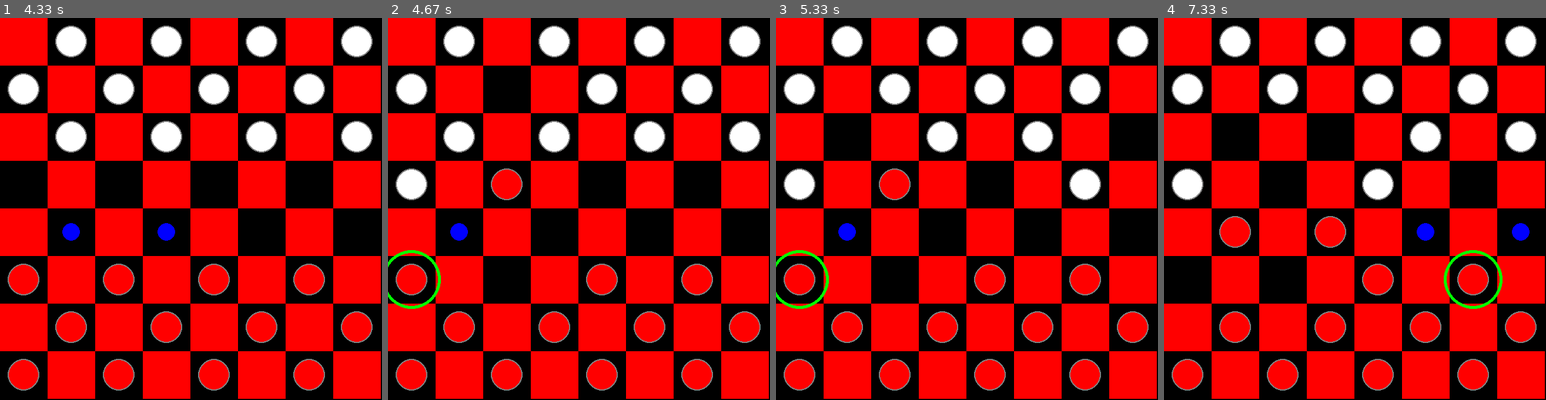
Above: before the commit, frames 1-4 (left to right).
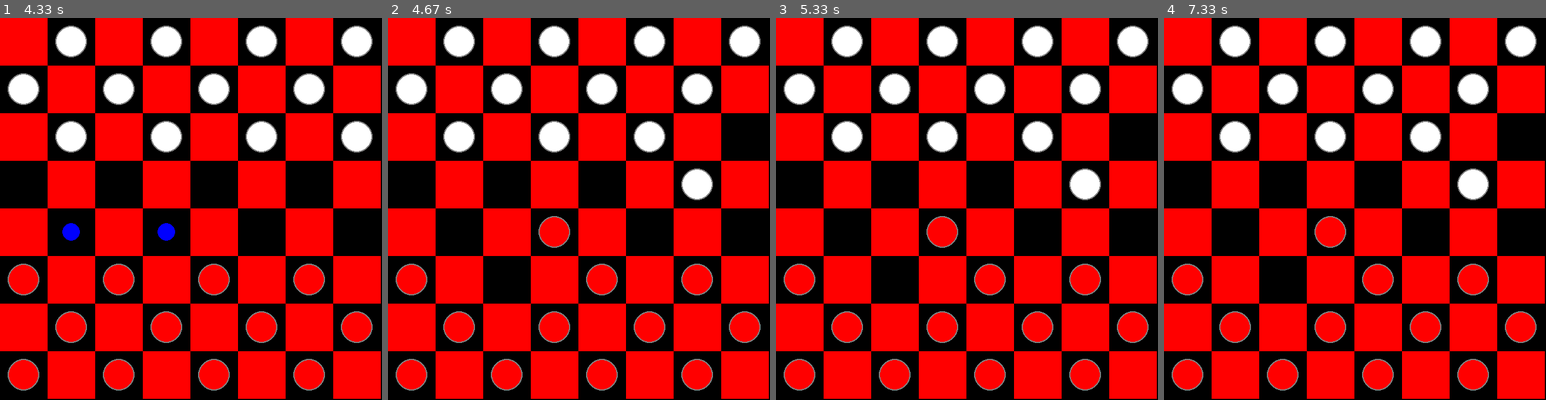
Above: after the commit, the same moments.

Repository: Dherya11/RETRO-GAMES
Game: pygame game, started from checkers/main.py
Two runs of this game, one before a commit and one after it. Both use one fixed random seed, a clock stepped at 60 frames per second and the inputs below.
Inputs (mouse positions are in pixels of both pictures, inside the frame that each line leads up to):
- Up to frame 1 (4.33 s): click (126, 300) at 0.95 s; click (91, 327) at 1.28 s; click (95, 300) at 2.85 s; click (255, 342) at 3.18 s; click (95, 266) at 4.28 s
- Up to frame 2 (4.67 s): click (533, 247) at 4.62 s
- Up to frame 3 (5.33 s): no input
- Up to frame 4 (7.33 s): no input

Frame 1 is identical in both runs. In frame 2, 3.7% of the frame differs, in the area x 0-98%, y 14-77%; in frame 3, 2.6%; in frame 4, 5.0%, in the area x 2-98%, y 26-77%.

Commit message:
Your commit message

Diff:
--- /dev/null
+++ b/2048/main.py
@@ -0,0 +1,259 @@
+import pygame
+import random
+import math
+
+pygame.init()
+
+FPS = 60
+
+WIDTH, HEIGHT = 700, 700
+ROWS = 4
+COLS = 4
+
+RECT_HEIGHT = HEIGHT // ROWS
+RECT_WIDTH = WIDTH // COLS
+
+OUTLINE_COLOR = (187, 173, 160)
+OUTLINE_THICKNESS = 10
+BACKGROUND_COLOR = (205, 192, 180)
+FONT_COLOR = (119, 110, 101)
+
+FONT = pygame.font.SysFont("comicsans", 60, bold=True)
+MOVE_VEL = RECT_WIDTH // 5  # moves in 5 steps per tile
+
+
+WINDOW = pygame.display.set_mode((WIDTH, HEIGHT))
+pygame.display.set_caption("2048")
+
+
+class Tile:
+    COLORS = [
+        (237, 229, 218),
+        (238, 225, 201),
+        (243, 178, 122),
+        (246, 150, 101),
+        (247, 124, 95),
+        (247, 95, 59),
+        (237, 208, 115),
+        (237, 204, 99),
+        (236, 202, 80),
+    ]
+
+    def __init__(self, value, row, col):
+        self.value = value
+        self.row = row
+        self.col = col
+        self.x = col * RECT_WIDTH
+        self.y = row * RECT_HEIGHT
+
+    def get_color(self):
+        color_index = int(math.log2(self.value)) - 1
+        color = self.COLORS[color_index]
+        return color
+
+    def draw(self, window):
+        color = self.get_color()
+        pygame.draw.rect(window, color, (self.x, self.y, RECT_WIDTH, RECT_HEIGHT))
+
+        text = FONT.render(str(self.value), 1, FONT_COLOR)
+        window.blit(
+            text,
+            (
+                self.x + (RECT_WIDTH / 2 - text.get_width() / 2),
+                self.y + (RECT_HEIGHT / 2 - text.get_height() / 2),
+            ),
+        )
+
+    def set_pos(self, ceil=False):
+        if ceil:
+            self.row = math.ceil(self.y / RECT_HEIGHT)
+            self.col = math.ceil(self.x / RECT_WIDTH)
+        else:
+            self.row = math.floor(self.y / RECT_HEIGHT)
+            self.col = math.floor(self.x / RECT_WIDTH)
+
+    def move(self, delta):
+        self.x += delta[0]
+        self.y += delta[1]
+
+
+def draw_grid(window):
+    for row in range(1, ROWS):
+        y = row * RECT_HEIGHT
+        pygame.draw.line(window, OUTLINE_COLOR, (0, y), (WIDTH, y), OUTLINE_THICKNESS)
+
+    for col in range(1, COLS):
+        x = col * RECT_WIDTH
+        pygame.draw.line(window, OUTLINE_COLOR, (x, 0), (x, HEIGHT), OUTLINE_THICKNESS)
+
+    pygame.draw.rect(window, OUTLINE_COLOR, (0, 0, WIDTH, HEIGHT), OUTLINE_THICKNESS)
+
+
+def draw(window, tiles):
+    window.fill(BACKGROUND_COLOR)
+
+    for tile in tiles.values():
+        tile.draw(window)
+
+    draw_grid(window)
+
+    pygame.display.update()
+
+
+def get_random_pos(tiles):
+    row = None
+    col = None
+    while True:
+        row = random.randrange(0, ROWS)
+        col = random.randrange(0, COLS)
+
+        if f"{row}{col}" not in tiles:
+            break
+
+    return row, col
+
+
+def move_tiles(window, tiles, clock, direction):
+    updated = True
+    blocks = set()
+
+    if direction == "left":
+        sort_func = lambda x: x.col
+        reverse = False
+        delta = (-MOVE_VEL, 0)
+        boundary_check = lambda tile: tile.col == 0
+        get_next_tile = lambda tile: tiles.get(f"{tile.row}{tile.col - 1}")
+        merge_check = lambda tile, next_tile: tile.x > next_tile.x + MOVE_VEL / 2
+
+        move_check = (
+            lambda tile, next_tile: tile.x > next_tile.x + RECT_WIDTH + MOVE_VEL
+        )
+        ceil = True
+    elif direction == "right":
+        sort_func = lambda x: x.col
+        reverse = True
+        delta = (MOVE_VEL, 0)
+        boundary_check = lambda tile: tile.col == COLS - 1
+        get_next_tile = lambda tile: tiles.get(f"{tile.row}{tile.col + 1}")
+        merge_check = lambda tile, next_tile: tile.x > next_tile.x + MOVE_VEL / 2
+
+        move_check = (
+            lambda tile, next_tile: tile.x + RECT_WIDTH + MOVE_VEL < next_tile.x
+        )
+        ceil = False
+    elif direction == "up":
+        sort_func = lambda x: x.row
+        reverse = False
+        delta = (0, -MOVE_VEL)
+        boundary_check = lambda tile: tile.row == 0
+        get_next_tile = lambda tile: tiles.get(f"{tile.row - 1}{tile.col}")
+        merge_check = lambda tile, next_tile: tile.y > next_tile.y + MOVE_VEL
+        move_check = (
+            lambda tile, next_tile: tile.y > next_tile.y + RECT_HEIGHT + MOVE_VEL
+        )
+        ceil = True
+    elif direction == "down":
+        sort_func = lambda x: x.row
+        reverse = True
+        delta = (0, MOVE_VEL)
+        boundary_check = lambda tile: tile.row == ROWS - 1
+        get_next_tile = lambda tile: tiles.get(f"{tile.row + 1}{tile.col}")
+        merge_check = lambda tile, next_tile: tile.y < next_tile.y - MOVE_VEL
+        move_check = (
+            lambda tile, next_tile: tile.y + RECT_HEIGHT + MOVE_VEL < next_tile.y
+        )
+        ceil = False
+
+    while updated:
+        clock.tick(FPS)
+        updated = False
+        sorted_tiles = sorted(tiles.values(), key=sort_func, reverse=reverse)
+
+        for i, tile in enumerate(sorted_tiles):
+            if boundary_check(tile):
+                continue
+
+            next_tile = get_next_tile(tile)
+            if not next_tile:
+                tile.move(delta)
+            elif (
+                tile.value == next_tile.value
+                and tile not in blocks
+                and next_tile not in blocks
+            ):
+                if merge_check(tile, next_tile):
+                    tile.move(delta)
+                else:
+                    next_tile.value *= 2
+                    sorted_tiles.pop(i)
+                    blocks.add(next_tile)
+            elif move_check(tile, next_tile):
+                tile.move(delta)
+            else:
+                continue
+
+            tile.set_pos(ceil)
+            updated = True
+
+        update_tiles(window, tiles, sorted_tiles)
+
+    return end_move(tiles)
+
+
+def end_move(tiles):
+    if len(tiles) == 16:
+        return "lost"
+
+    row, col = get_random_pos(tiles)
+    tiles[f"{row}{col}"] = Tile(random.choice([2, 4]), row, col)
+    return "continue"
+
+
+def update_tiles(window, tiles, sorted_tiles):
+    tiles.clear()
+    for tile in sorted_tiles:
+        tiles[f"{tile.row}{tile.col}"] = tile
+
+    draw(window, tiles)
+
+
+def generate_tiles():
+    tiles = {}
+    for _ in range(2):
+        row, col = get_random_pos(tiles)
+        tiles[f"{row}{col}"] = Tile(2, row, col)
+
+    return tiles
+
+
+def main(window):
+    clock = pygame.time.Clock()
+    run = True
+
+    tiles = generate_tiles()
+
+    while run:
+        clock.tick(FPS)
+
+        for event in pygame.event.get():
+            if event.type == pygame.QUIT:
+                run = False
+                break
+
+            if event.type == pygame.KEYDOWN:
+                if event.key == pygame.K_LEFT:
+                    move_tiles(window, tiles, clock, "left")
+                if event.key == pygame.K_RIGHT:
+                    move_tiles(window, tiles, clock, "right")
+                if event.key == pygame.K_UP:
+                    move_tiles(window, tiles, clock, "up")
+                if event.key == pygame.K_DOWN:
+                    move_tiles(window, tiles, clock, "down")
+
+        draw(window, tiles)
+
+    pygame.quit()
+
+
+if __name__ == "__main__":
+    main(WINDOW)
--- /dev/null
+++ b/2048/tempCodeRunnerFile.py
@@ -0,0 +1 @@
+S)
--- a/checkers/main.py
+++ b/checkers/main.py
@@ -3,7 +3,15 @@
 from checkers1.constants import WIDTH, HEIGHT, SQUARE_SIZE, RED, WHITE
 from checkers1.game import Game
 from minimax.algorithm import minimax
+import os
+pygame.mixer.init()
 
+# Background music
+SOUND_PATH = os.path.join(os.path.dirname(__file__), "sounds")
+
+pygame.mixer.music.load(os.path.join(SOUND_PATH, "background-music.mp3"))
+pygame.mixer.music.set_volume(0.5)  # Volume: 0.0 to 1.0
+pygame.mixer.music.play(-1)
 
 FPS = 60
 
--- a/checkers/minimax/algorithm.py
+++ b/checkers/minimax/algorithm.py
@@ -43,7 +43,7 @@
     for piece in board.get_all_pieces(color):
         valid_moves = board.get_valid_moves(piece)
         for move, skip in valid_moves.items():
-            draw_moves(game, board, piece)
+            # draw_moves(game, board, piece)
             temp_board = deepcopy(board)
             temp_piece = temp_board.get_piece(piece.row, piece.col)
             new_board = simulate_move(temp_piece, move, temp_board, game, skip)
@@ -51,9 +51,10 @@
 
     return moves
 
-def draw_moves(game, board, piece):
-    valid_moves = board.get_valid_moves(piece)
-    board.draw(game.win)
-    pygame.draw.circle(game.win, (0, 255, 0), (piece.x, piece.y), 50, 5)
-    game.draw_valid_moves(valid_moves.keys())
-    pygame.display.update()
+# def draw_moves(game, board, piece):
+#     valid_moves = board.get_valid_moves(piece)
+#     board.draw(game.win)
+#     pygame.draw.circle(game.win, (0, 255, 0), (piece.x, piece.y), 50, 5)
+#     game.draw_valid_moves(valid_moves.keys())
+#     pygame.display.update()
+#     pygame.time.delay(100)  # Delay to visualize the moveś
--- /dev/null
+++ b/pong'/solution.py
@@ -0,0 +1,179 @@
+import pygame
+import os
+pygame.init()
+
+WIDTH, HEIGHT = 700, 500
+WIN = pygame.display.set_mode((WIDTH, HEIGHT))
+pygame.display.set_caption("Pong")
+
+FPS = 60
+
+WHITE = (255, 255, 255)
+BLACK = (0, 0, 0)
+
+PADDLE_WIDTH, PADDLE_HEIGHT = 20, 100
+BALL_RADIUS = 7
+
+SCORE_FONT = pygame.font.SysFont("comicsans", 50)
+WINING_SCORE = 10
+class Paddle:
+    COLOR = WHITE
+    VEL = 10
+
+    def __init__(self, x, y, width, height):
+        self.x = self.original_X= x
+        self.y = self.original_Y= y
+
+        self.width = width
+        self.height = height
+
+    def draw(self, win):
+        pygame.draw.rect(win, self.COLOR, (self.x, self.y, self.width, self.height))
+
+    def move(self, up=True):
+        if up :
+            self.y -= self.VEL
+        else:
+            self.y += self.VEL
+    def reset(self):
+        self.x = self.original_X
+        self.y = self.original_Y
+
+class Ball:
+
+    MAX_VEL = 5
+    def __init__(self, x, y, radius):
+        self.x = self.original_X = x
+        self.y = self.original_Y= y
+        self.radius = radius
+        self.x_vel = self.MAX_VEL
+        self.y_vel = 0
+    def draw(self, win):
+        pygame.draw.circle(win, WHITE, (self.x , self.y), self.radius)
+
+    def move(self):
+        self.x += self.x_vel
+        self.y += self.y_vel
+
+    def reset(self):
+        self.x = self.original_X
+        self.y = self.original_Y
+        self.y_vel = 0
+        self.x_vel *= -1
+
+
+def draw(win, paddles, ball, left_score, right_score):
+    win.fill(BLACK)
+
+    left_score_text = SCORE_FONT.render(f"{left_score}", 1, WHITE)
+    right_score_text = SCORE_FONT.render(f"{right_score}", 1, WHITE)
+    win.blit(left_score_text, (WIDTH//4 - left_score_text.get_width()//2, 20))
+    win.blit(right_score_text, (WIDTH * (3/4) - right_score_text.get_width()//2, 20))
+
+
+    for paddle in paddles:
+        paddle.draw(win)
+
+    for i in range(10, HEIGHT, HEIGHT//20):
+        if i % 2 == 1:
+         continue
+        pygame.draw.rect(win, WHITE, (WIDTH//2 - 5 , i, 10, HEIGHT//20))
+
+    ball.draw(win)
+    pygame.display.update()
+
+def handle_collision(ball, left_paddle, right_paddle):
+    if ball.y + ball.radius >= HEIGHT:
+        ball.y_vel *= -1
+    elif ball.y - ball.radius <= 0:
+        ball.y_vel *= -1
+
+    if ball.x_vel < 0:
+        if ball.y >= left_paddle.y and ball.y <= left_paddle.y + left_paddle.height:
+            if ball.x- ball.radius <= left_paddle.x + left_paddle.width:
+                ball.x_vel *= -1
+
+                middle_y = left_paddle.y + left_paddle.height / 2
+                difference_in_y = middle_y - ball.y
+                reduction_factor = (left_paddle.height / 2) / ball.MAX_VEL
+                y_vel = difference_in_y / reduction_factor
+                ball.y_vel = -1 * y_vel
+    else:
+        if ball.y >= right_paddle.y and ball.y <= right_paddle.y + right_paddle.height:
+                if ball.x + ball.radius >= right_paddle.x:
+                    ball.x_vel *= -1
+
+                    middle_y = right_paddle.y + right_paddle.height / 2
+                    difference_in_y = middle_y - ball.y
+                    reduction_factor = (right_paddle.height / 2) / ball.MAX_VEL
+                    y_vel = difference_in_y / reduction_factor
+                    ball.y_vel = -1 * y_vel
+
+
+def handle_paddle_movement(keys, left_paddle, right_paddle):
+        if keys[pygame.K_w] and left_paddle.y - left_paddle.VEL >= 0:
+            left_paddle.move(up=True)
+        if keys[pygame.K_s] and left_paddle.y + left_paddle.VEL + left_paddle.height <= HEIGHT:
+            left_paddle.move(up=False)
+
+        if keys[pygame.K_UP]  and right_paddle.y - right_paddle.VEL >= 0:
+            right_paddle.move(up=True)
+        if keys[pygame.K_DOWN] and right_paddle.y + left_paddle.VEL + right_paddle.height <= HEIGHT:
+            right_paddle.move(up=False)
+
+
+def main():
+    run = True
+    clock = pygame.time.Clock()
+
+    left_paddle = Paddle(10, HEIGHT // 2 - PADDLE_HEIGHT//2, PADDLE_WIDTH, PADDLE_HEIGHT)
+    right_paddle = Paddle(WIDTH - 10 - PADDLE_WIDTH, HEIGHT // 2 - PADDLE_HEIGHT//2, PADDLE_WIDTH, PADDLE_HEIGHT)
+    ball = Ball(WIDTH //2 , HEIGHT // 2, BALL_RADIUS)
+
+    left_score = 0
+    right_score = 0
+    while run:
+        clock.tick(FPS)
+        draw(WIN, [left_paddle, right_paddle], ball, left_score, right_score)
+
+        for event in pygame.event.get():
+            if event.type == pygame.QUIT:
+                run = False
+                break
+
+        keys = pygame.key.get_pressed()
+        handle_paddle_movement(keys, left_paddle, right_paddle)
+
+        ball.move()
+        handle_collision(ball, left_paddle, right_paddle)
+
+
+        if ball.x < 0 :
+            right_score += 1
+            ball.reset()
+        elif ball.x > WIDTH:
+            ball.reset()
+            left_score += 1
+
+        won = False
+        if left_score >= WINING_SCORE:
+            won = True
+            win_text = "Left Player WON!!"
+        elif right_score >= WINING_SCORE:
+            won = True
+            win_text = "Right Player WON!!"
+
+        if won:
+            text = SCORE_FONT.render(win_text, 1, WHITE)
+            WIN.blit(text, (WIDTH//2 - text.get_width()//2, HEIGHT//2 - text.get_height()//2))
+            pygame.display.update()
+            pygame.time.delay(5000)
+            left_paddle.reset()
+            right_paddle.reset()
+            left_score = 0
+            right_score = 0
+
+    pygame.quit()
+
+if __name__ == "__main__":
+    main()
Empty file added: 2048/reference.py
Empty file added: pong'/main.py
Not shown, added: checkers/sounds/background-music.mp3
